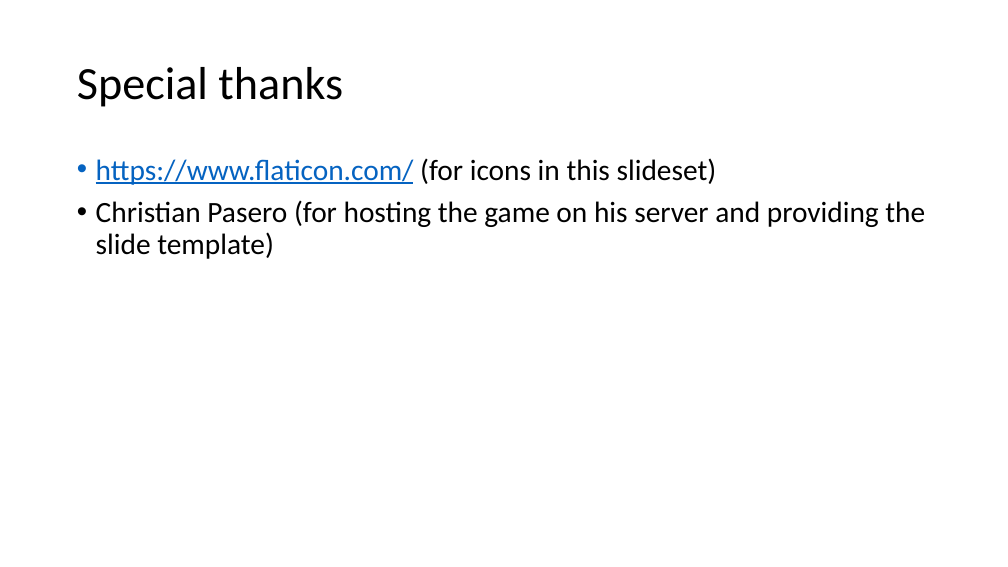
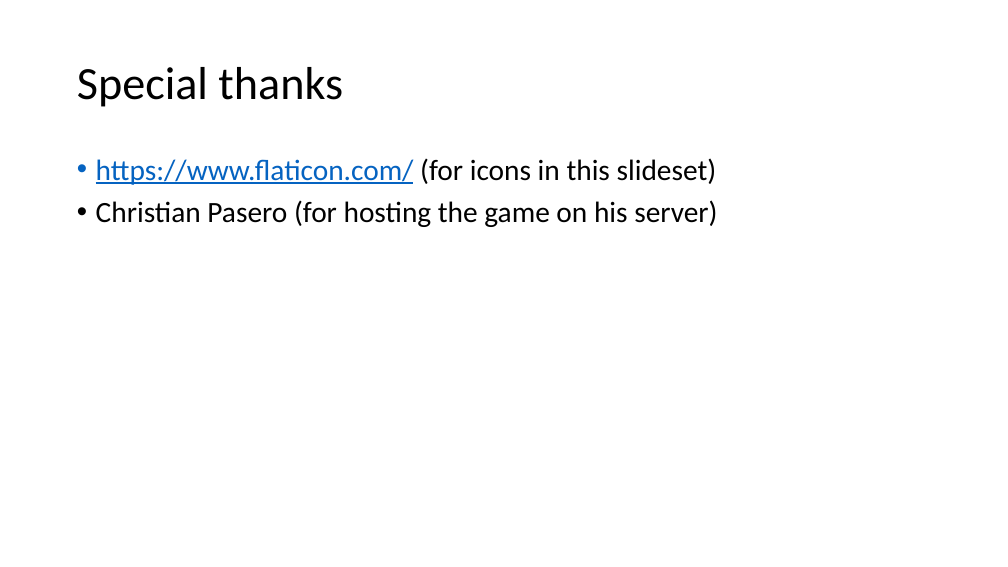
Before and after one commit to aurarius1/awesome-draughts, a slide deck: slide 10 of DesignPatterns Presentation.pptx. Drawn at 1008x567 pixels with LibreOffice and Linux fonts; fonts in the diff are those of the drawing. Boxes give left, top, right and bottom in pixels: in the first picture for what was removed or moved away, otherwise in the second. Text is boxed around its words. In the diff, an @@ line names an element or a change of style, - is before the commit and + after.

Commit message:
finished presentation

```diff
--- a/DesignPatterns Presentation.pptx
+++ b/DesignPatterns Presentation.pptx
@@ text at <box>96,200,717,227</box>: text changed @@
-• Christian Pasero (for hosting the game on his server and providing the slide template)
+• Christian Pasero (for hosting the game on his server)
```
Also in this commit, not shown: 1 other file.
